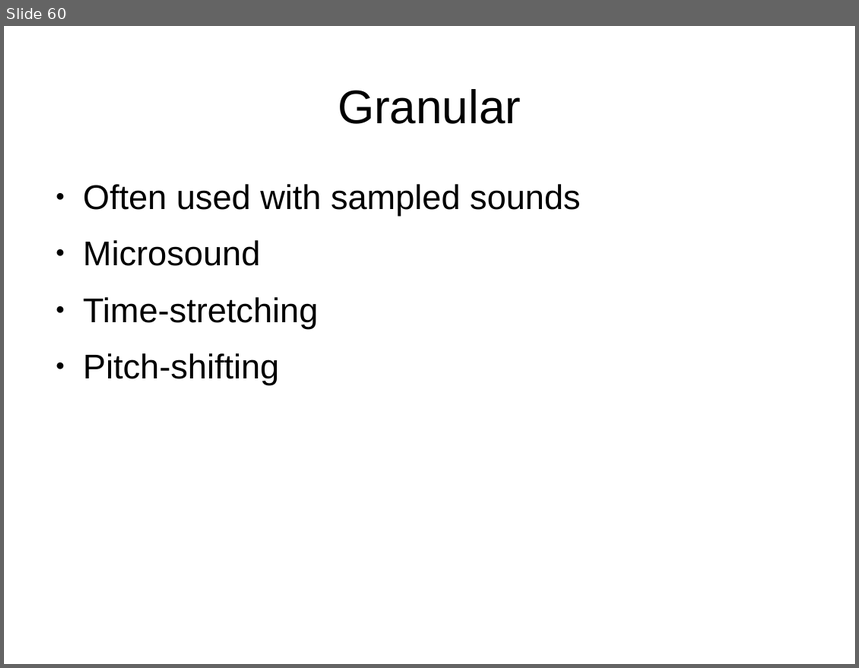
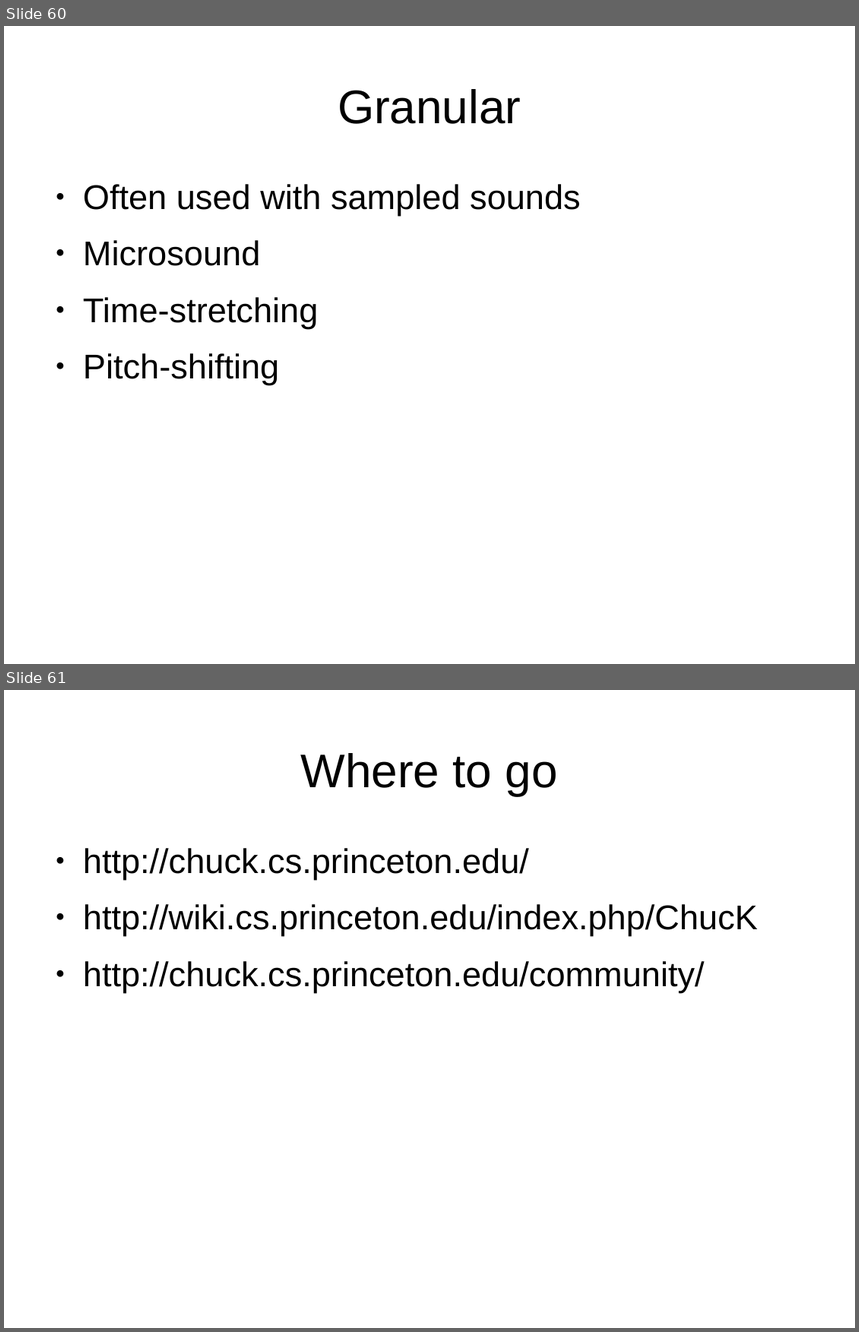
Before and after one commit to briansorahan/txlf-2013-chuck-talk, a slide deck: ChuckTalk.odp. Shown one above the other, each under a label of ours: slide 60 before the commit, slides 60 and 61 after it. The pictures are 859x668 and 859x1332 pixels, drawn with LibreOffice and Linux fonts; fonts in the diff are those of the drawing. Boxes give left, top, right and bottom in pixels: in the first picture for what was removed or moved away, otherwise in the second. Text is boxed around its words. In the diff, an @@ line names an element or a change of style, - is before the commit and + after.

```diff
--- a/ChuckTalk.odp
+++ b/ChuckTalk.odp
@@ slide 61 added at <box>4,690,855,1328</box>, background #FFFFFF @@
@@ title added at <box>301,753,558,796</box>, 44 pt, text #000000 @@
+Where to go
@@ text added at <box>83,848,758,992</box>, 32 pt, text #000000 @@
+● http://chuck.cs.princeton.edu/
+● http://wiki.cs.princeton.edu/index.php/ChucK
+● http://chuck.cs.princeton.edu/community/
```
Also in this commit, not shown: 1 slide changed.
